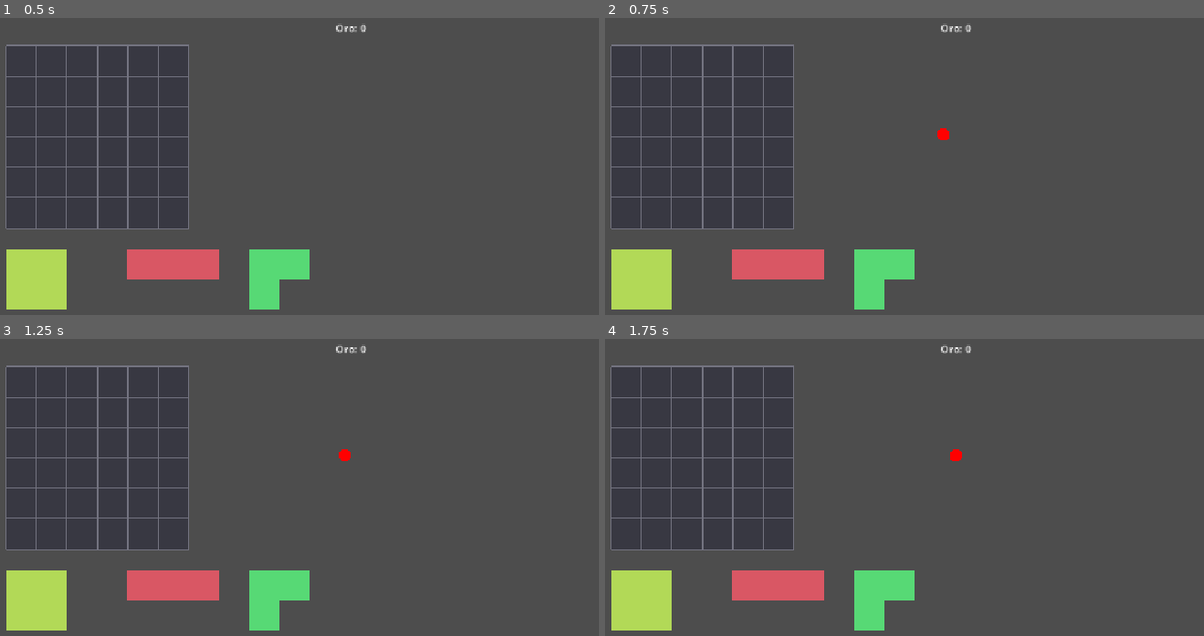
Above: before the commit, frames 1-4 (two rows, left to right).
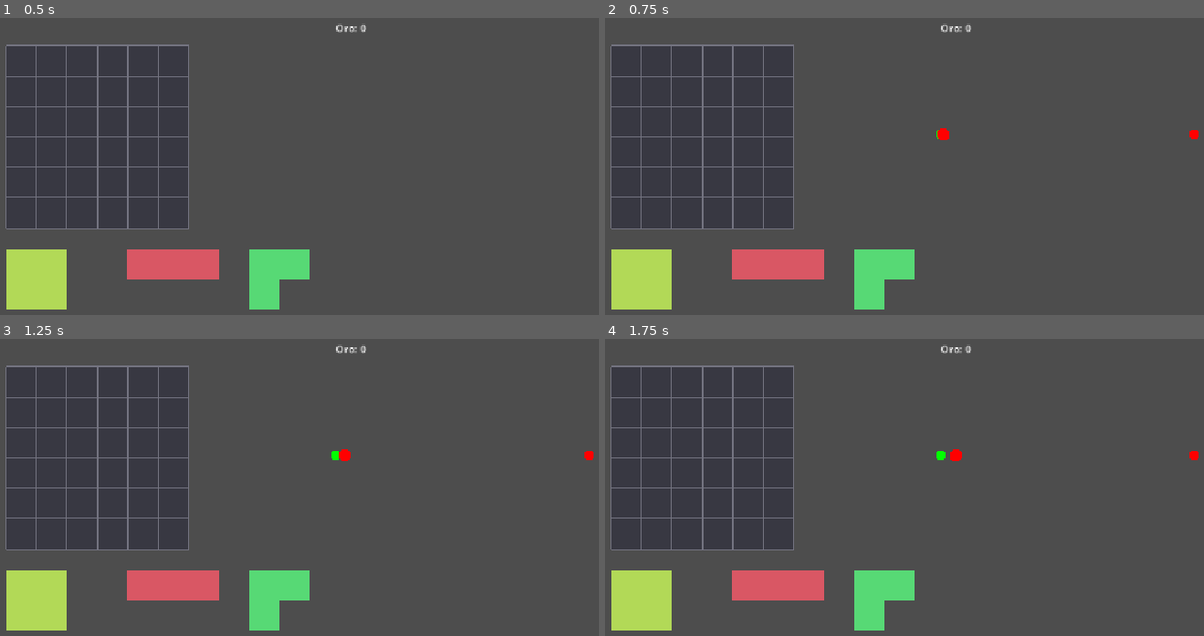
Above: after the commit, the same moments.

Repository: MauricioRodCar/InventoryDefense
Game: Godot game, scene res://scenes/main/main.tscn
Same seed, same stepped clock (60 frames per second), same inputs: the game is played once before the commit and once after it.
Inputs (mouse positions are in pixels of both pictures, inside the frame that each line leads up to):
- Up to frame 1 (0.5 s): no input
- Up to frame 2 (0.75 s): tap Enter (ui_accept) at 0.5 s; move the mouse to (1084, 193) at 0.52 s; click (1084, 193) at 0.67 s
- Up to frame 3 (1.25 s): tap Enter (ui_accept) at 0.77 s
- Up to frame 4 (1.75 s): tap Enter (ui_accept) at 1.25 s; drag from (778, 555) to (886, 615) at 1.27 s

Frame 1 is identical in both runs. In frame 2, less than 0.1% of the frame differs, in the area x 55-100%, y 37-41%; in frame 3, less than 0.1%; in frame 4, less than 0.1%.

Commit message:
feat(battle): visualizar ataques con proyectiles y marcadores de camino
Hoy el combate es invisible: defender_attacked ya se emite pero nada lo
dibuja, y si el dano es alto un enemigo puede morir en el mismo frame en
que aparece sin que se vea ningun ataque. Se agrega ProjectileView (punto
que viaja del defensor atacante al enemigo objetivo por cada impacto, con
su propio Tween ya que no hay ningun estado de dominio de "proyectil en
vuelo" al que deba mantenerse sincronizado) y CombatPathMarkersView
(circulos fijos en los extremos del camino). BattleView pasa a trackear
Defender -> DefenderView, igual que ya hacia con Enemy -> EnemyView, para
poder resolver que vista de defensor le corresponde a cada ataque.

Placeholder deliberadamente tosco, sin numero de dano flotante ni
distincion de proyectil por tipo de arma: el objetivo es solo dejar ver
que defensor le pega a que enemigo antes de invertir en arte final.

Co-Authored-By: Claude Sonnet 5 <noreply@anthropic.com>

Diff:
--- a/Scripts/UI/Battle/battle_view.gd
+++ b/Scripts/UI/Battle/battle_view.gd
@@ -9,9 +9,12 @@
 
 const CombatSimulation = preload("res://Scripts/Gameplay/Combat/combat_simulation.gd")
 const Enemy = preload("res://Scripts/Gameplay/Combat/enemy.gd")
+const Defender = preload("res://Scripts/Gameplay/Combat/defender.gd")
 const CombatPathView = preload("res://Scripts/UI/Battle/combat_path_view.gd")
 const EnemyView = preload("res://Scripts/UI/Battle/enemy_view.gd")
 const DefenderView = preload("res://Scripts/UI/Battle/defender_view.gd")
+const ProjectileView = preload("res://Scripts/UI/Battle/projectile_view.gd")
+const CombatPathMarkersView = preload("res://Scripts/UI/Battle/combat_path_markers_view.gd")
 
 @export var path_start: Vector2 = Vector2(0, 0)
 @export var path_end: Vector2 = Vector2(400, 0)
@@ -21,6 +24,8 @@
 var _simulation: CombatSimulation
 var _combat_path_view: CombatPathView
 var _enemy_views: Dictionary = {} # Enemy -> EnemyView
+var _defender_views: Dictionary = {} # Defender -> DefenderView
+var _path_markers_view: CombatPathMarkersView
 
 ## Punto de entrada único: entrega la simulación a observar y la longitud
 ## lógica del camino (necesaria para CombatPathView, ajena a CombatSimulation).
@@ -36,6 +41,10 @@
 	_simulation.enemy_spawned.connect(_on_enemy_spawned)
 	_simulation.enemy_defeated.connect(_on_enemy_removed)
 	_simulation.enemy_reached_end.connect(_on_enemy_removed)
+	_simulation.defender_attacked.connect(_on_defender_attacked)
+	_path_markers_view = CombatPathMarkersView.new()
+	add_child(_path_markers_view)
+	_path_markers_view.setup(path_start, path_end)
 	_render_initial_state()
 
 func _exit_tree() -> void:
@@ -54,8 +63,9 @@
 func _render_initial_state() -> void:
 	for enemy in _simulation.get_enemies():
 		_add_enemy_view(enemy)
-	for index in _simulation.get_defenders().size():
-		_add_defender_view(index)
+	var defenders := _simulation.get_defenders()
+	for index in defenders.size():
+		_add_defender_view(defenders[index], index)
 
 func _on_enemy_spawned(enemy: Enemy) -> void:
 	_add_enemy_view(enemy)
@@ -78,10 +88,24 @@
 ## Los Defender no llevan posición propia (ver notas de diseño de Battle en
 ## el README): esta iteración los distribuye en una fila por índice, sin
 ## relación con su celda original en el inventario.
-func _add_defender_view(index: int) -> void:
+func _add_defender_view(defender: Defender, index: int) -> void:
 	var view := DefenderView.new()
 	add_child(view)
 	view.setup(defender_row_position + Vector2(defender_spacing * index, 0))
+	_defender_views[defender] = view
+
+## Puro placeholder de presentación: un proyectil que viaja del atacante al
+## objetivo (ver ProjectileView). Si falta cualquiera de las dos vistas (no
+## debería pasar dado el orden de señales de CombatSimulation.advance(), pero
+## es una guarda barata), no rompe el resto de la batalla por un proyectil.
+func _on_defender_attacked(defender: Defender, target: Enemy, _damage: int) -> void:
+	var defender_view: DefenderView = _defender_views.get(defender)
+	var enemy_view: EnemyView = _enemy_views.get(target)
+	if defender_view == null or enemy_view == null:
+		return
+	var projectile := ProjectileView.new()
+	add_child(projectile)
+	projectile.setup(defender_view.position, enemy_view.position)
 
 func _health_ratio(enemy: Enemy) -> float:
 	if enemy.max_health <= 0:
@@ -92,9 +116,15 @@
 	for view in _enemy_views.values():
 		view.queue_free()
 	_enemy_views.clear()
+	for view in _defender_views.values():
+		view.queue_free()
+	_defender_views.clear()
 	for child in get_children():
 		if child is DefenderView:
 			child.queue_free()
+	if _path_markers_view != null:
+		_path_markers_view.queue_free()
+		_path_markers_view = null
 
 func _disconnect_simulation() -> void:
 	if _simulation == null:
@@ -105,3 +135,5 @@
 		_simulation.enemy_defeated.disconnect(_on_enemy_removed)
 	if _simulation.enemy_reached_end.is_connected(_on_enemy_removed):
 		_simulation.enemy_reached_end.disconnect(_on_enemy_removed)
+	if _simulation.defender_attacked.is_connected(_on_defender_attacked):
+		_simulation.defender_attacked.disconnect(_on_defender_attacked)
--- /dev/null
+++ b/Scripts/UI/Battle/combat_path_markers_view.gd
@@ -0,0 +1,20 @@
+class_name CombatPathMarkersView
+extends Node2D
+## Marcador visual fijo de los extremos del camino de combate: un círculo
+## verde en el punto de spawn y uno rojo en el punto de llegada. No conoce
+## CombatPath ni CombatPathView: BattleView ya tiene path_start/path_end
+## resueltos como posiciones de mundo, no hace falta volver a calcular nada.
+
+const _RADIUS: float = 8.0
+
+var _spawn_position: Vector2
+var _goal_position: Vector2
+
+func setup(spawn_position: Vector2, goal_position: Vector2) -> void:
+	_spawn_position = spawn_position
+	_goal_position = goal_position
+	queue_redraw()
+
+func _draw() -> void:
+	draw_circle(_spawn_position, _RADIUS, Color.GREEN)
+	draw_circle(_goal_position, _RADIUS, Color.RED)
--- /dev/null
+++ b/Scripts/UI/Battle/projectile_view.gd
@@ -0,0 +1,23 @@
+class_name ProjectileView
+extends Node2D
+## Representación visual mínima de un impacto de ataque: un punto que viaja
+## en línea recta desde el defensor atacante hasta el enemigo objetivo y se
+## autodestruye al llegar. Pura ambientación de presentación, sin ningún
+## dato de dominio que deba mantenerse en lockstep con CombatSimulation (ver
+## notas de diseño de Battle en el README) — por eso, a diferencia del resto
+## de las vistas de Battle, sí maneja su propio Tween.
+
+const _RADIUS: float = 4.0
+const _DURATION: float = 0.2
+
+## No conoce Defender ni Enemy: BattleView ya resolvió ambas posiciones de
+## mundo antes de llamar aquí.
+func setup(from: Vector2, to: Vector2) -> void:
+	position = from
+	queue_redraw()
+	var tween := create_tween()
+	tween.tween_property(self, "position", to, _DURATION)
+	tween.tween_callback(queue_free)
+
+func _draw() -> void:
+	draw_circle(Vector2.ZERO, _RADIUS, Color.WHITE)
Not shown, changed: README.md
